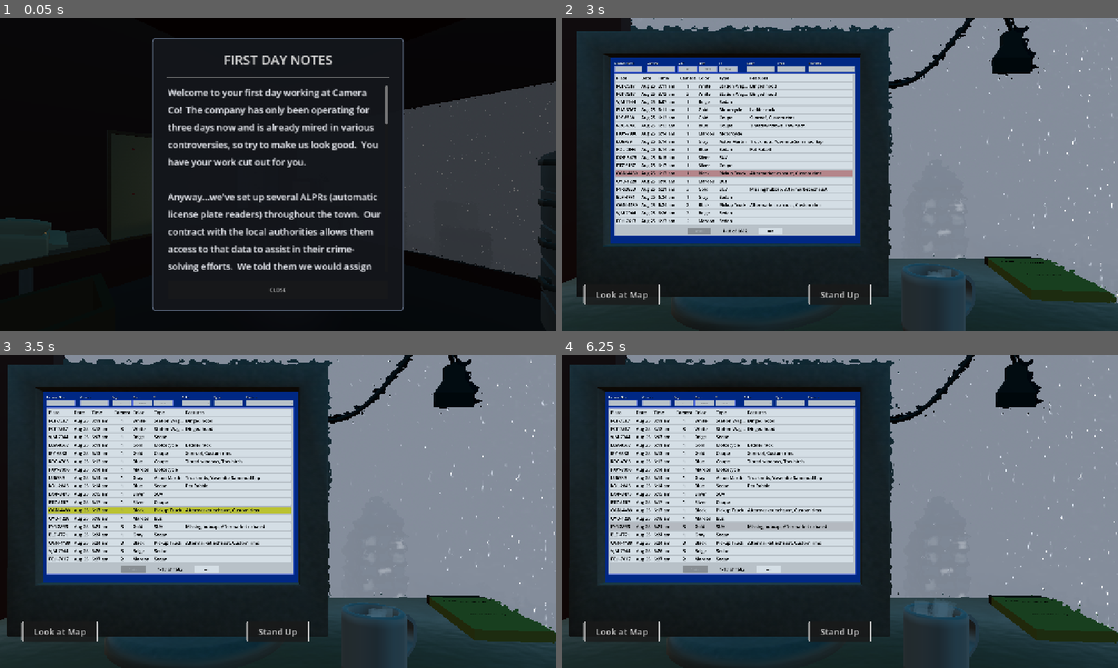
Above: before the commit, frames 1-4 (two rows, left to right).
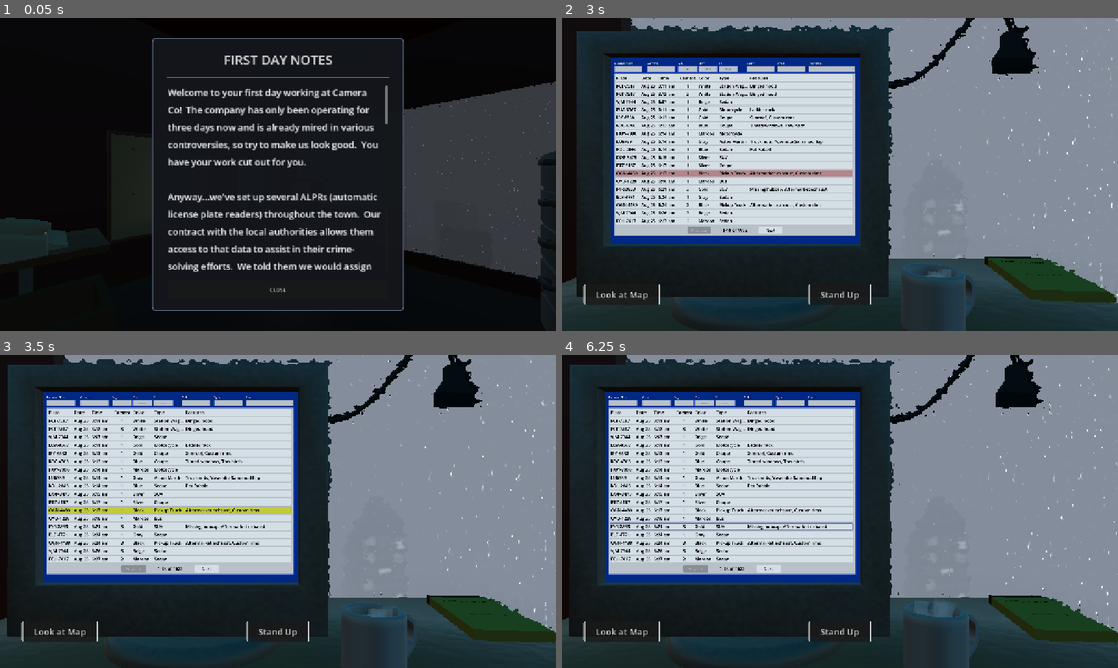
Above: after the commit, the same moments.

Repository: Ciph3rzer0/brackeys-2026.2-trust-no-one
Game: Godot game, scene res://scenes/city.tscn
Same seed, same stepped clock (60 frames per second), same inputs: the game is played once before the commit and once after it.
Inputs (mouse positions are in pixels of both pictures, inside the frame that each line leads up to):
- Up to frame 1 (0.05 s): no input
- Up to frame 2 (3 s): tap Enter at 0.5 s; move the mouse to (812, 237) at 0.52 s; hold E (pc_interact) 0.53-1.28 s; hold W (pc_forward) 0.53-2.78 s; click (812, 237) at 0.67 s; tap Space at 0.77, 1.07, 1.52, 1.82 s; move the mouse to (878, 177) at 1.27 s; tap Ctrl at 1.35 s; move the mouse to (795, 171) at 2.02 s; hold Shift 2.03-2.78 s; tap E (pc_interact) at 2.75, 2.85 s; move the mouse to (845, 174) at 2.77 s; hold A (pc_left) from 2.78 s (still down); click (845, 174) at 2.92 s
- Up to frame 3 (3.5 s): keep holding A (pc_left); tap Space at 3.02, 3.32 s
- Up to frame 4 (6.25 s): move the mouse to (756, 433) at 3.52 s; release A (pc_left) at 3.53 s; hold S (pc_back) 3.53-4.25 s; hold Ctrl 3.53-4.25 s; tap Space at 3.77, 4.07 s; drag from (962, 495) to (756, 433) at 4.27 s; move the mouse to (728, 527) at 5.02 s; hold W (pc_forward) 5.03-5.75 s; hold E (pc_interact) 5.03-5.75 s; click (728, 527) at 5.17 s; drag from (895, 442) to (728, 527) at 5.77 s

Frame 1 is identical in both runs. In frame 2, less than 0.1% of the frame differs, in the area x 22-40%, y 66-70%; in frame 3, less than 0.1%; in frame 4, 1.0%, in the area x 8-53%, y 53-70%.

Commit message:
fix: next and previous buttons styles and spacing

Diff:
--- a/ui/tables/table_theme.tres
+++ b/ui/tables/table_theme.tres
@@ -25,7 +25,13 @@
 content_margin_top = 4.0
 content_margin_right = 4.0
 content_margin_bottom = 4.0
-bg_color = Color(0.8, 0.76, 0.76, 0.3137255)
+bg_color = Color(1, 1, 1, 1)
+border_width_left = 3
+border_width_top = 3
+border_width_right = 3
+border_width_bottom = 3
+border_color = Color(0.2607, 0.32245174, 0.79, 0.78431374)
+border_blend = true
 corner_radius_top_left = 3
 corner_radius_top_right = 3
 corner_radius_bottom_right = 3
@@ -72,6 +78,9 @@
 corner_detail = 1
 
 [resource]
+Button/colors/font_color = Color(0.05882353, 0.05882353, 0.05882353, 1)
+Button/colors/font_hover_color = Color(0.06, 0.06, 0.06, 1)
+Button/font_sizes/font_size = 20
 Button/styles/focus = SubResource("StyleBoxFlat_yhmbq")
 Button/styles/hover = SubResource("StyleBoxFlat_rvcx7")
 Button/styles/normal = SubResource("StyleBoxFlat_7b602")
--- a/ui/tables/vehicle_sightings/vehicle_sightings_table_view.tscn
+++ b/ui/tables/vehicle_sightings/vehicle_sightings_table_view.tscn
@@ -14,6 +14,10 @@
 
 [node name="MarginContainer" type="MarginContainer" parent="." unique_id=418277657]
 layout_mode = 2
+theme_override_constants/margin_left = 4
+theme_override_constants/margin_top = 4
+theme_override_constants/margin_right = 4
+theme_override_constants/margin_bottom = 8
 
 [node name="HSplitContainer" type="VBoxContainer" parent="MarginContainer" unique_id=1241418990]
 layout_mode = 2
@@ -30,26 +34,27 @@
 unique_name_in_owner = true
 layout_mode = 2
 size_flags_horizontal = 3
+theme_override_constants/separation = 6
 
 [node name="TableRow" parent="MarginContainer/HSplitContainer/ScrollContainer/TableBody" unique_id=1493474001 instance=ExtResource("3_5i2x8")]
 unique_name_in_owner = true
 visible = false
 layout_mode = 2
 
-[node name="PaginationBar" type="HBoxContainer" parent="MarginContainer/HSplitContainer"]
+[node name="PaginationBar" type="HBoxContainer" parent="MarginContainer/HSplitContainer" unique_id=358612843]
 custom_minimum_size = Vector2(0, 36)
 layout_mode = 2
 theme_override_constants/separation = 14
 alignment = 1
 
-[node name="PreviousPageButton" type="Button" parent="MarginContainer/HSplitContainer/PaginationBar"]
+[node name="PreviousPageButton" type="Button" parent="MarginContainer/HSplitContainer/PaginationBar" unique_id=1507895682]
 unique_name_in_owner = true
 custom_minimum_size = Vector2(120, 32)
 layout_mode = 2
 disabled = true
 text = "Previous"
 
-[node name="PageLabel" type="Label" parent="MarginContainer/HSplitContainer/PaginationBar"]
+[node name="PageLabel" type="Label" parent="MarginContainer/HSplitContainer/PaginationBar" unique_id=294989561]
 unique_name_in_owner = true
 custom_minimum_size = Vector2(220, 0)
 layout_mode = 2
@@ -57,7 +62,7 @@
 horizontal_alignment = 1
 vertical_alignment = 1
 
-[node name="NextPageButton" type="Button" parent="MarginContainer/HSplitContainer/PaginationBar"]
+[node name="NextPageButton" type="Button" parent="MarginContainer/HSplitContainer/PaginationBar" unique_id=1459047387]
 unique_name_in_owner = true
 custom_minimum_size = Vector2(120, 32)
 layout_mode = 2
